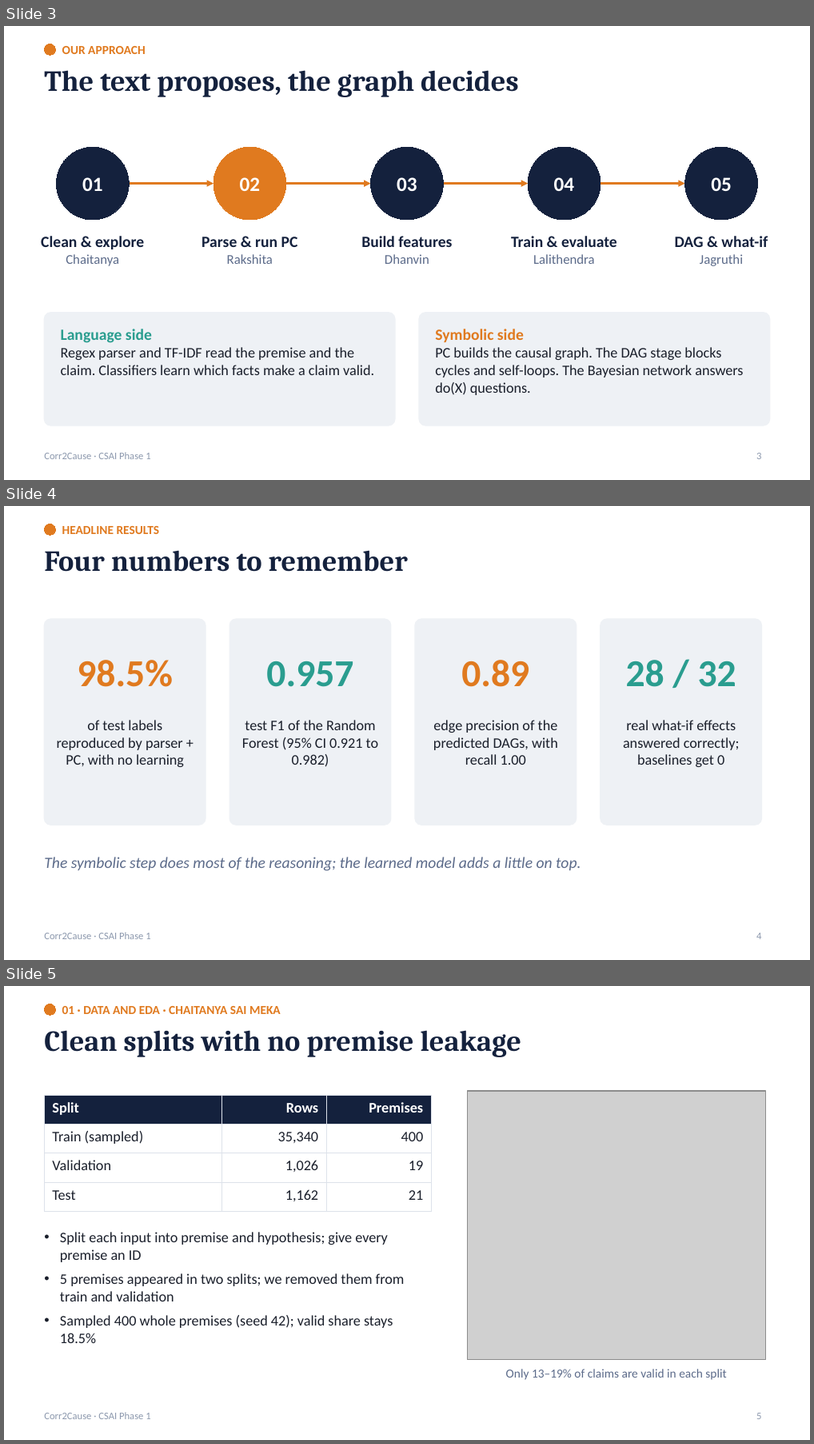
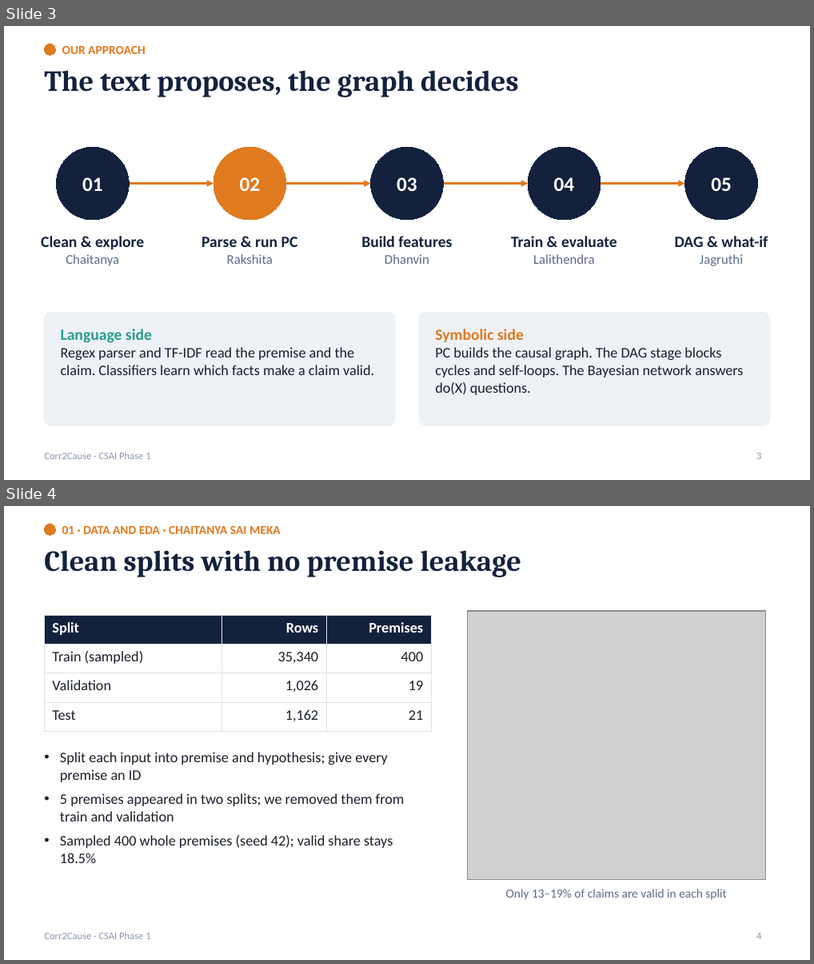
Before and after one commit to Jag2007/AI_ML_Project, a slide deck: report/phase1_presentation.pptx. Shown one above the other, each under a label of ours: slides 3, 4 and 5 before the commit, slides 3 and 4 after it. The pictures are 814x1444 and 814x964 pixels, drawn with LibreOffice and Linux fonts; fonts in the diff are those of the drawing; grey boxes stand for pictures. Boxes give left, top, right and bottom in pixels: in the first picture for what was removed or moved away, otherwise in the second. Text is boxed around its words. In the diff, an @@ line names an element or a change of style, - is before the commit and + after.

```diff
--- a/report/phase1_presentation.pptx
+++ b/report/phase1_presentation.pptx
@@ slide 4 removed at [4,506,810,960], background #FFFFFF; not listed: 2 template elements that a slide beside it also shows @@
@@ text removed at [62,526,160,534] @@
-HEADLINE RESULTS
@@ title removed at [44,550,408,572] @@
-Four numbers to remember
@@ rounded rectangle removed at [44,619,206,824] @@
@@ rounded rectangle removed at [230,619,391,824] @@
@@ rounded rectangle removed at [415,619,577,824] @@
@@ rounded rectangle removed at [601,619,762,824] @@
@@ text removed at [77,660,173,687] @@
-98.5%
@@ text removed at [266,661,354,687] @@
-0.957
@@ text removed at [462,660,530,687] @@
-0.89
@@ text removed at [626,660,737,687] @@
-28 / 32
@@ text removed at [57,720,184,767] @@
-of test labels reproduced by parser + PC, with no learning
@@ text removed at [242,720,378,767] @@
-test F1 of the Random Forest (95% CI 0.921 to 0.982)
@@ text removed at [434,720,558,764] @@
-edge precision of the predicted DAGs, with recall 1.00
@@ text removed at [623,720,740,767] @@
-real what-if effects answered correctly; baselines get 0
@@ text removed at [44,856,581,871] @@
-The symbolic step does most of the reasoning; the learned model adds a little on top.
@@ page number removed at [757,932,762,939] @@
-4
@@ what was slide 5 is now slide 4 @@
@@ page number at [757,932,762,939]: text changed @@
-5
+4
```
Also in this commit, not shown: 1 slide changed.
